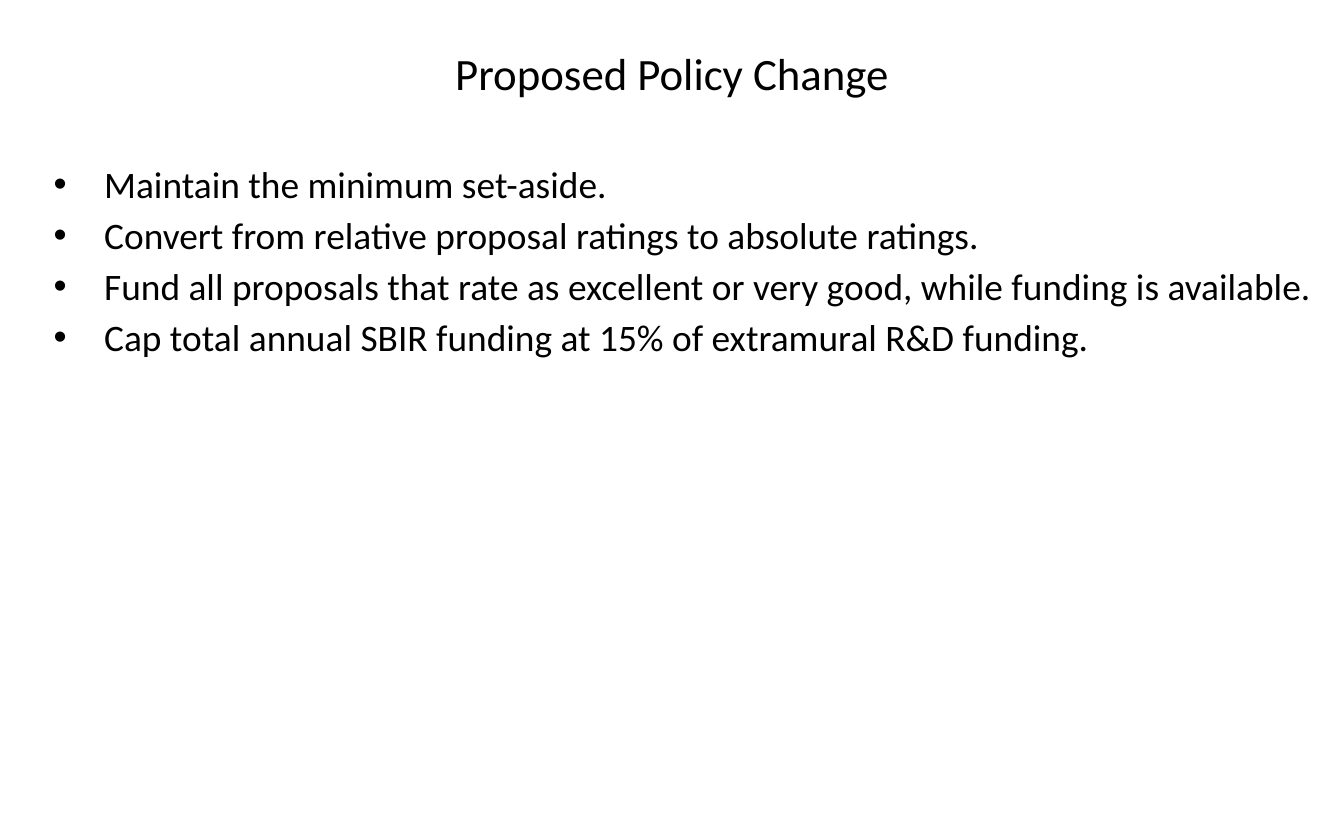
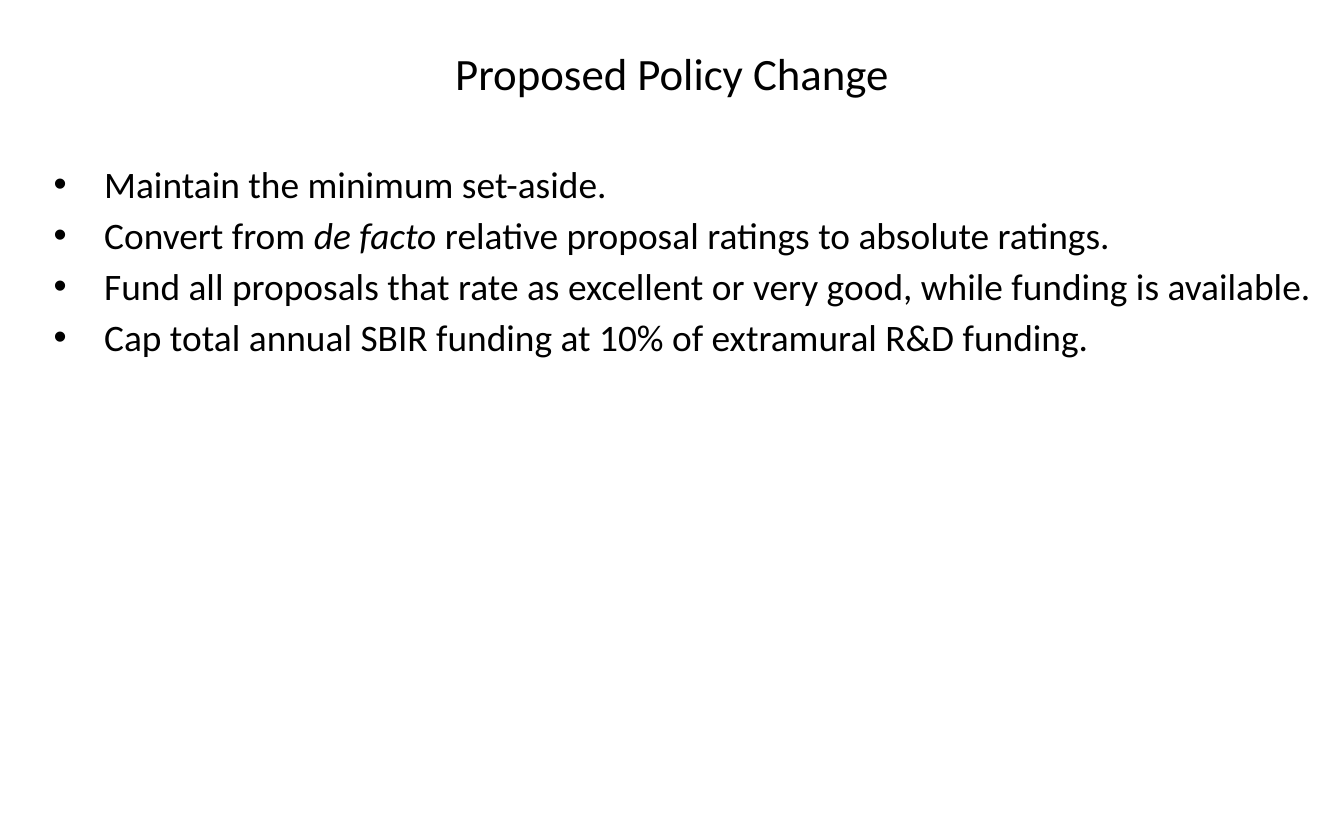
Before and after one commit to SLU-Courses-Townes/POLS6310, a slide deck: slide 3 of FinalProject/Docs/Townes_POLS6310_2019_Spring_FinalProject_Presentation_v00.pptx (slide 8 before the commit). Drawn at 1344x840 pixels with LibreOffice and Linux fonts; fonts in the diff are those of the drawing. Boxes give left, top, right and bottom in pixels: in the first picture for what was removed or moved away, otherwise in the second. Text is boxed around its words. In the diff, an @@ line names an element or a change of style, - is before the commit and + after.

```diff
--- a/FinalProject/Docs/Townes_POLS6310_2019_Spring_FinalProject_Presentation_v00.pptx
+++ b/FinalProject/Docs/Townes_POLS6310_2019_Spring_FinalProject_Presentation_v00.pptx
@@ text at box(104, 223, 1110, 256): text changed @@
-• Convert from relative proposal ratings to absolute ratings.
+• Convert from de facto relative proposal ratings to absolute ratings.
@@ text at box(104, 325, 1088, 358): text changed @@
-• Cap total annual SBIR funding at 15% of extramural R&D funding.
+• Cap total annual SBIR funding at 10% of extramural R&D funding.
```
Also in this commit, not shown: 3 other slides changed, 7 slides added, 2 slides removed.
